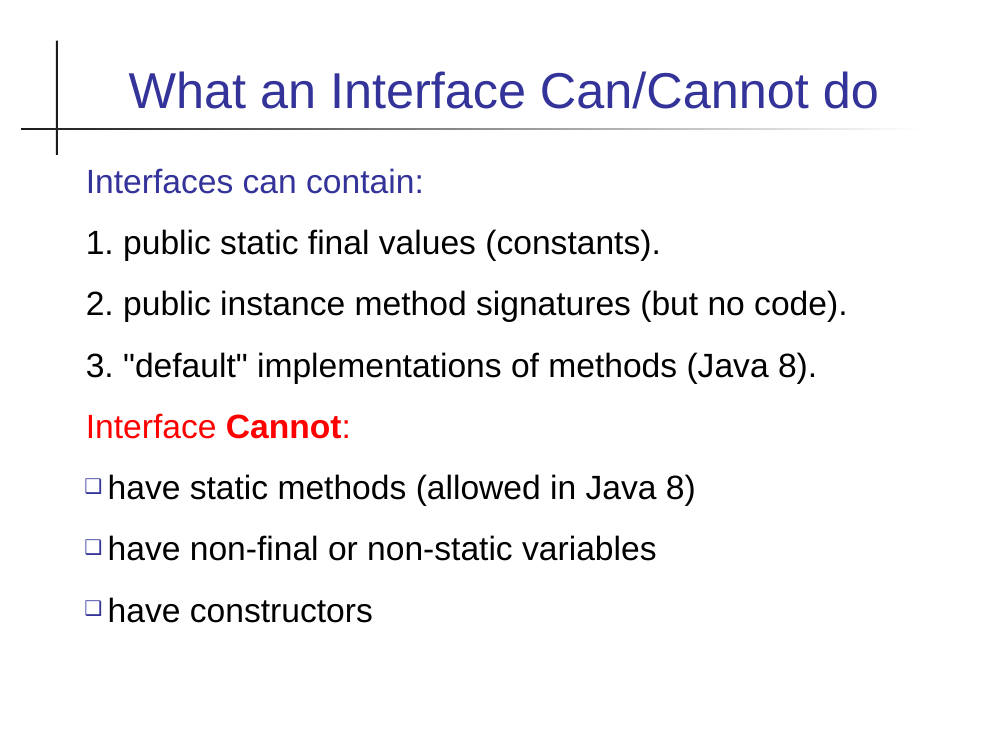
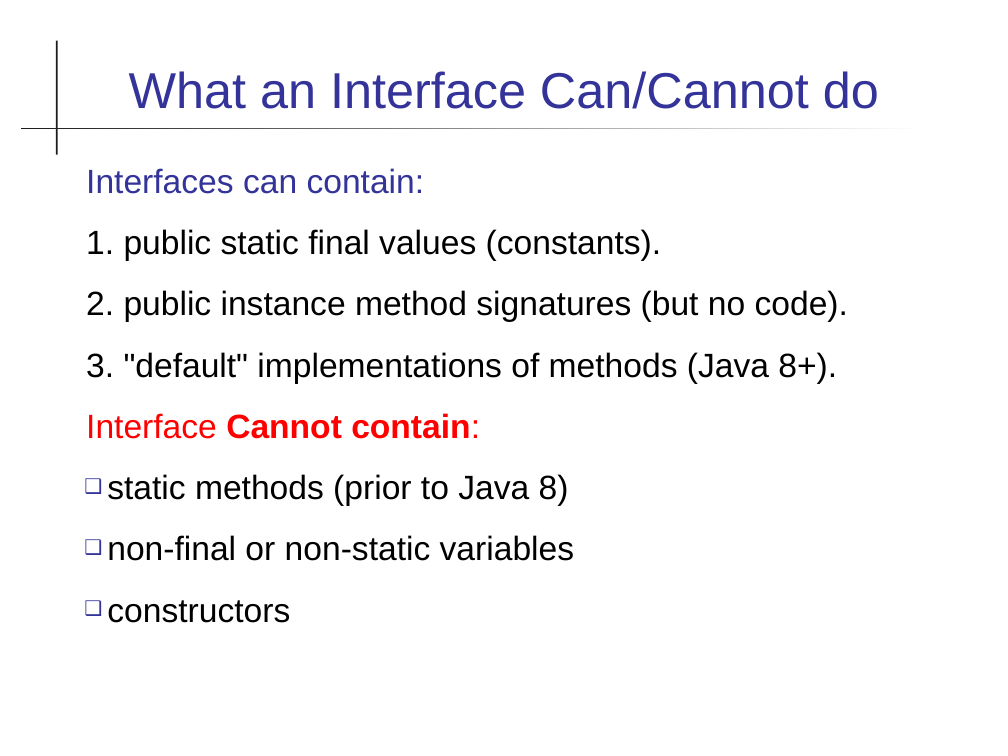
Before and after one commit to skeoop/skeoop.github.io, a slide deck: slide 7 of interface/Interfaces.ppt. Drawn at 1008x756 pixels with LibreOffice and Linux fonts; fonts in the diff are those of the drawing. Boxes give left, top, right and bottom in pixels: in the first picture for what was removed or moved away, otherwise in the second. Text is boxed around its words. In the diff, an @@ line names an element or a change of style, - is before the commit and + after.

Commit message:
improve slides on Interface, add PA1-ArrayIterator

```diff
--- a/interface/Interfaces.ppt
+++ b/interface/Interfaces.ppt
@@ text at (86, 352, 837, 623): text changed @@
-3. "default" implementations of methods (Java 8).
-Interface Cannot:
-❑ have static methods (allowed in Java 8)
-❑ have non-final or non-static variables
-❑ have constructors
+3. "default" implementations of methods (Java 8+).
+Interface Cannot contain:
+❑ static methods (prior to Java 8)
+❑ non-final or non-static variables
+❑ constructors
```
Also in this commit, not shown: 12 other slides changed, 1 slide added, 16 other files.
